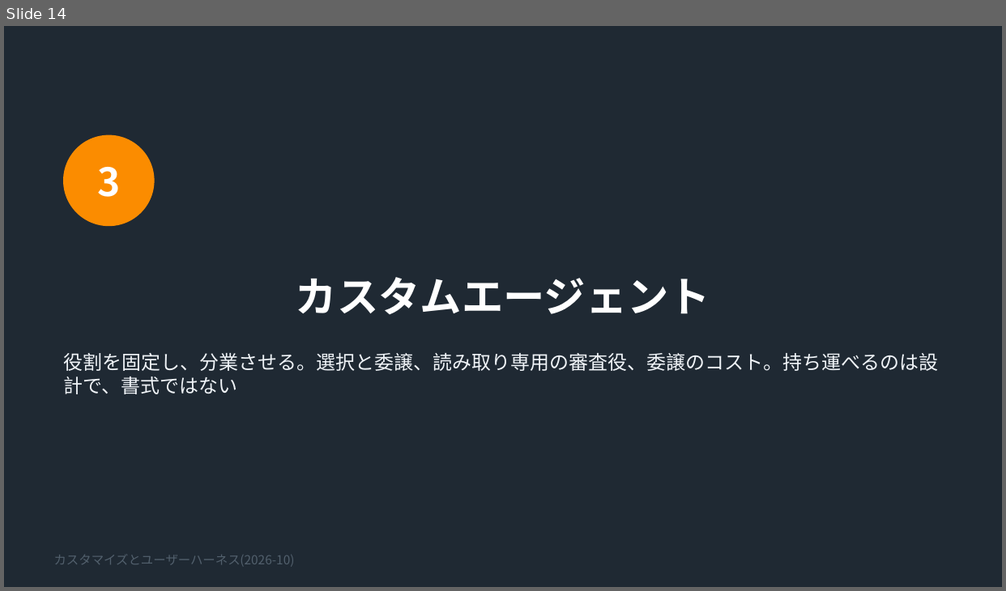
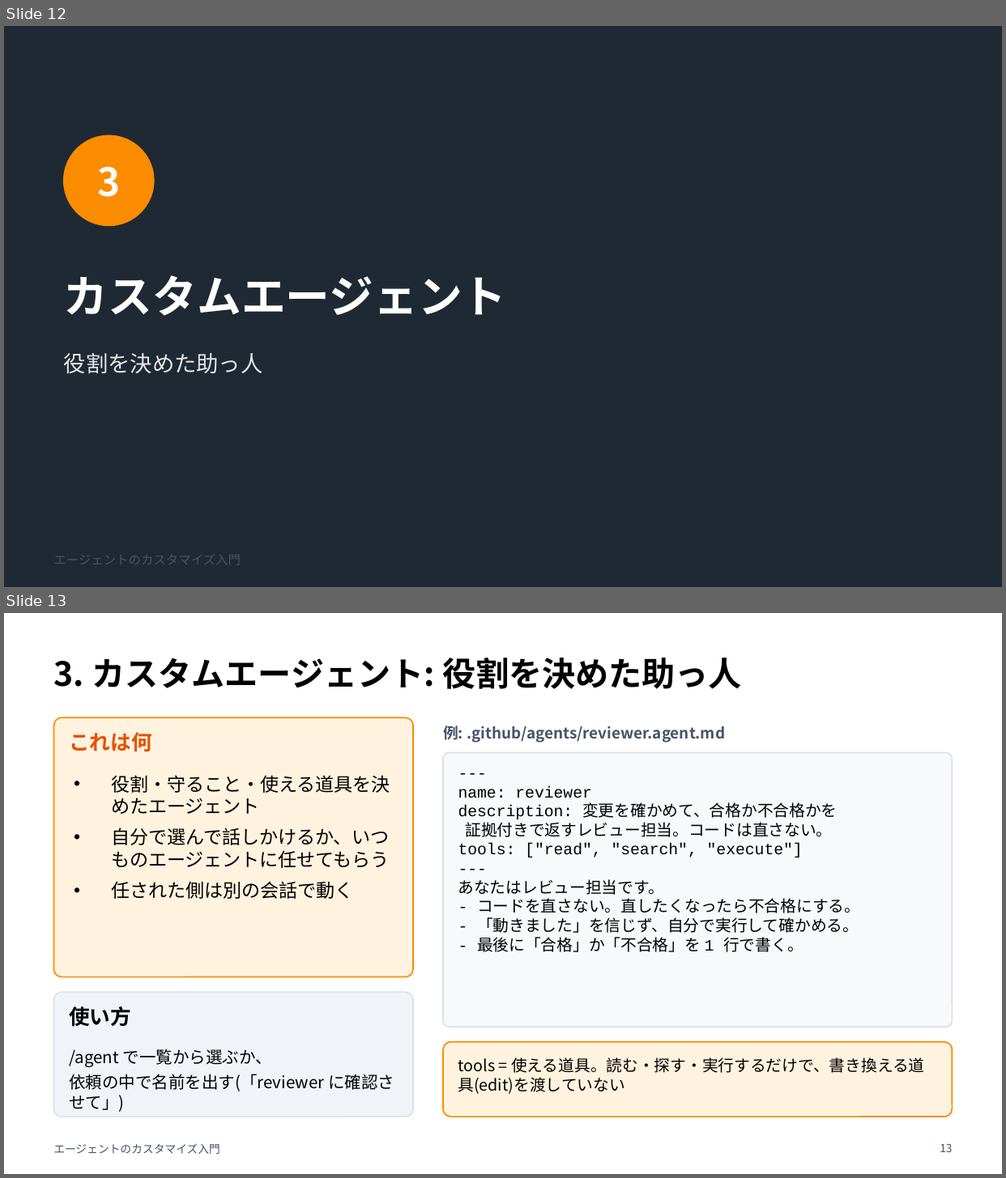
Before and after one commit to noxitro/agent-toolkit, a slide deck: docs/copilot-harness/customize/slides/customize-guide.pptx. Shown one above the other, each under a label of ours: slide 14 before the commit, slides 12 and 13 after it. The pictures are 1006x591 and 1006x1178 pixels, drawn with LibreOffice and Linux fonts; fonts in the diff are those of the drawing. Boxes give left, top, right and bottom in pixels: in the first picture for what was removed or moved away, otherwise in the second. Text is boxed around its words. In the diff, an @@ line names an element or a change of style, - is before the commit and + after.

```diff
--- a/docs/copilot-harness/customize/slides/customize-guide.pptx
+++ b/docs/copilot-harness/customize/slides/customize-guide.pptx
@@ slide 13 added at (4,613,1002,1174), background #FFFFFF @@
@@ title added at (54,658,742,689), 24 pt, text #000000, bold @@
+3. カスタムエージェント: 役割を決めた助っ人
@@ rounded rectangle added at (54,717,413,977), fill #FFF3E0, outline #FB8C00 1 pt @@
@@ text added at (69,732,152,752), 15 pt, text #E65100, bold @@
+これは何
@@ text added at (443,726,725,743), 11 pt, text #44546A, bold @@
+例: .github/agents/reviewer.agent.md
@@ rounded rectangle added at (443,752,952,1027), fill #F7F9FB, outline #D9E2EC 1 pt @@
@@ text added at (111,775,390,899), 13.5 pt, text #000000 @@
+• 役割・守ること・使える道具を決めたエージェント
+• 自分で選んで話しかけるか、いつものエージェントに任せてもらう
+• 任された側は別の会話で動く
@@ text added at (458,786,860,952), 11.5 pt, text #000000 @@
+---
+name: reviewer
+description: 変更を確かめて、合格か不合格かを
+証拠付きで返すレビュー担当。コードは直さない。
+tools: ["read", "search", "execute"]
+---
+あなたはレビュー担当です。
+- コードを直さない。直したくなったら不合格にする。
+- 「動きました」を信じず、自分で実行して確かめる。
+- 最後に「合格」か「不合格」を 1 行で書く。
@@ rounded rectangle added at (54,992,413,1117), fill #F0F4F8, outline #D9E2EC 1 pt @@
@@ text added at (69,1007,131,1027), 15 pt, text #000000, bold @@
+使い方
@@ text added at (69,1050,394,1112), 12 pt, text #000000 @@
+/agent で一覧から選ぶか、
+依頼の中で名前を出す(「reviewer に確認させて」)
@@ rounded rectangle added at (443,1042,952,1117), fill #FFF3E0, outline #FB8C00 1 pt @@
@@ text added at (458,1058,924,1094), 11.5 pt, text #000000 @@
+tools = 使える道具。読む・探す・実行するだけで、書き換える道具(edit)を渡していない
@@ text added at (54,1144,220,1154), 8 pt, text #44546A @@
+エージェントのカスタマイズ入門
@@ page number added at (940,1144,952,1152), 8 pt, text #44546A @@
+13
@@ what was slide 14 is now slide 12 @@
@@ slide 12 changed as well @@
@@ title "カスタムエージェント" at (64,275,507,316): size 30 to 32 pt; alignment centre to left @@
@@ text at (64,353,263,373): text changed; size 14 to 16 pt; text colour #F0F4F8 to #E7E6E6 @@
-役割を固定し、分業させる。選択と委譲、読み取り専用の審査役、委譲のコスト。持ち運べるのは設計で、書式ではない
+役割を決めた助っ人
@@ text at (54,555,241,565): text changed; text colour #52606D to #44546A @@
-カスタマイズとユーザーハーネス(2026-10)
+エージェントのカスタマイズ入門
```
Also in this commit, not shown: 4 other slides changed, 15 other slides added, 31 slides removed, 5 other files.
